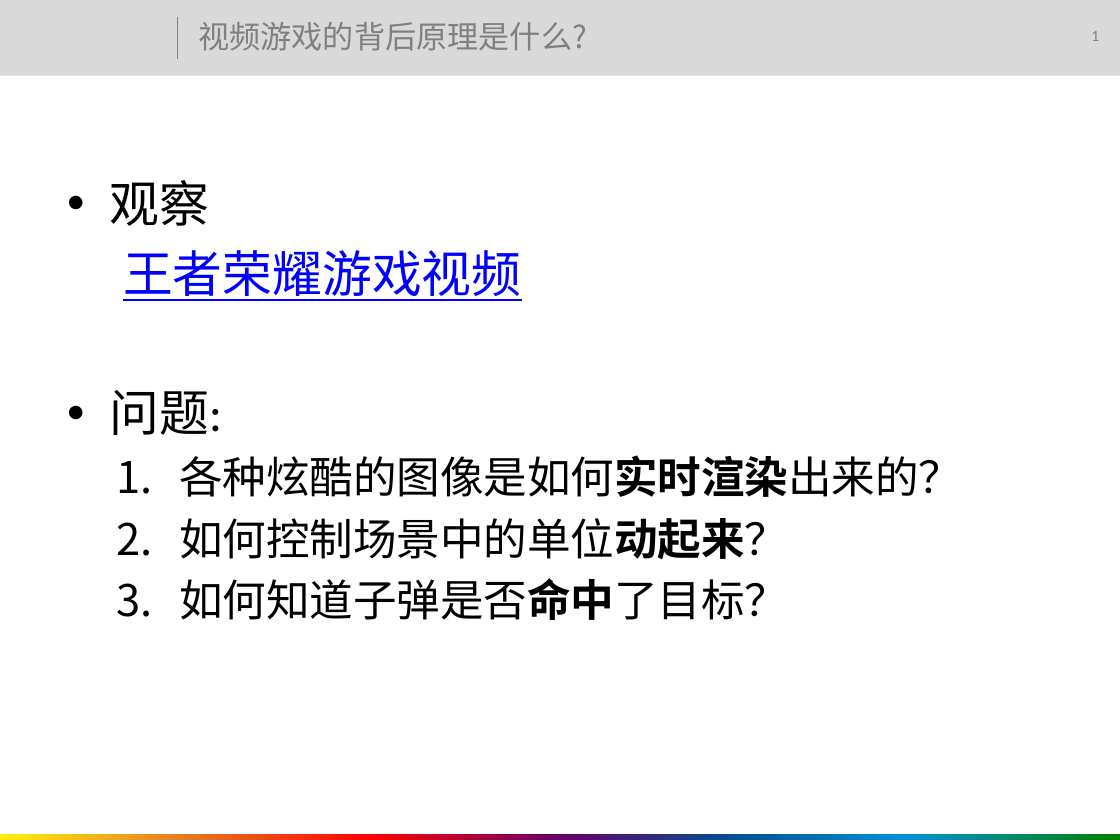
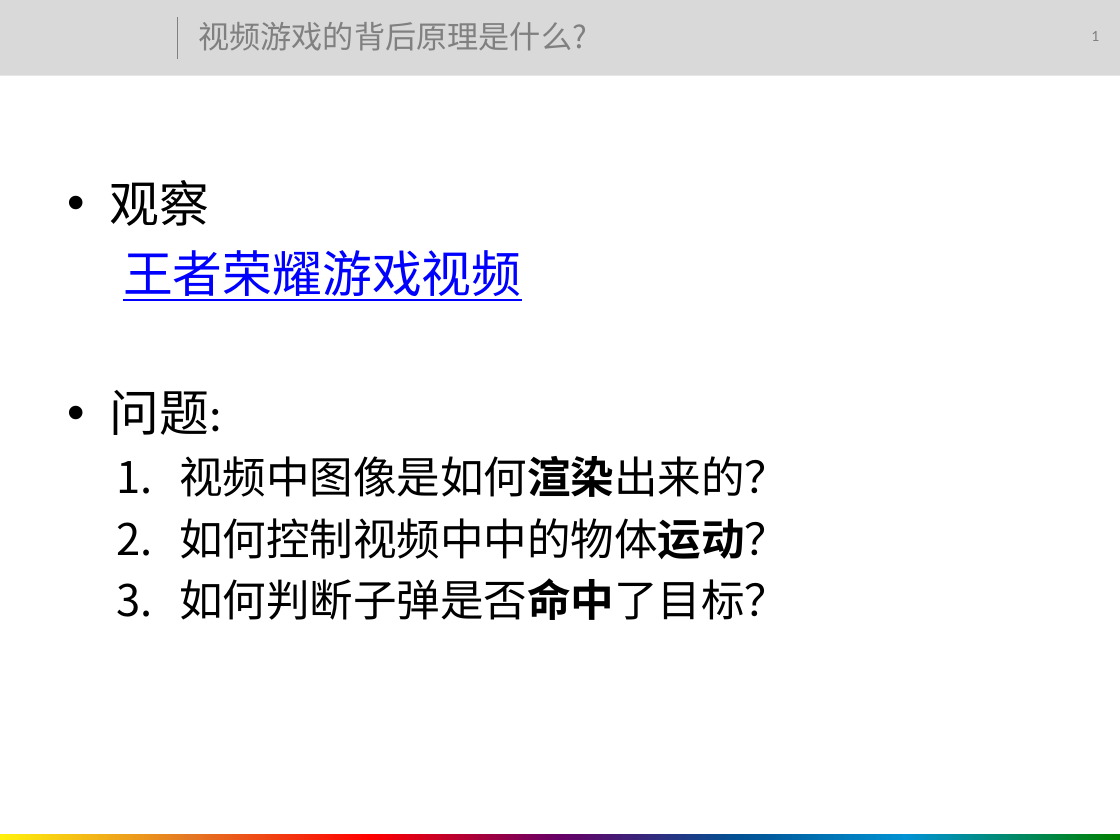
Before and after one commit to hackself/UnityBeginner, a slide deck: slide 2 of Unity基础教程.pptx. Drawn at 1120x840 pixels with LibreOffice and Linux fonts; fonts in the diff are those of the drawing; background and template pictures are left out. Boxes give left, top, right and bottom in pixels: in the first picture for what was removed or moved away, otherwise in the second. Text is boxed around its words. In the diff, an @@ line names an element or a change of style, - is before the commit and + after.

```diff
--- a/Unity基础教程.pptx
+++ b/Unity基础教程.pptx
@@ text at [179,456,788,620]: text changed @@
-  1. 各种炫酷的图像是如何实时渲染出来的？
-  2. 如何控制场景中的单位动起来？
-  3. 如何知道子弹是否命中了目标？
+  1. 视频中图像是如何渲染出来的？
+  2. 如何控制视频中中的物体运动？
+  3. 如何判断子弹是否命中了目标？
```
Also in this commit, not shown: 2 other slides changed, 1 other file.
